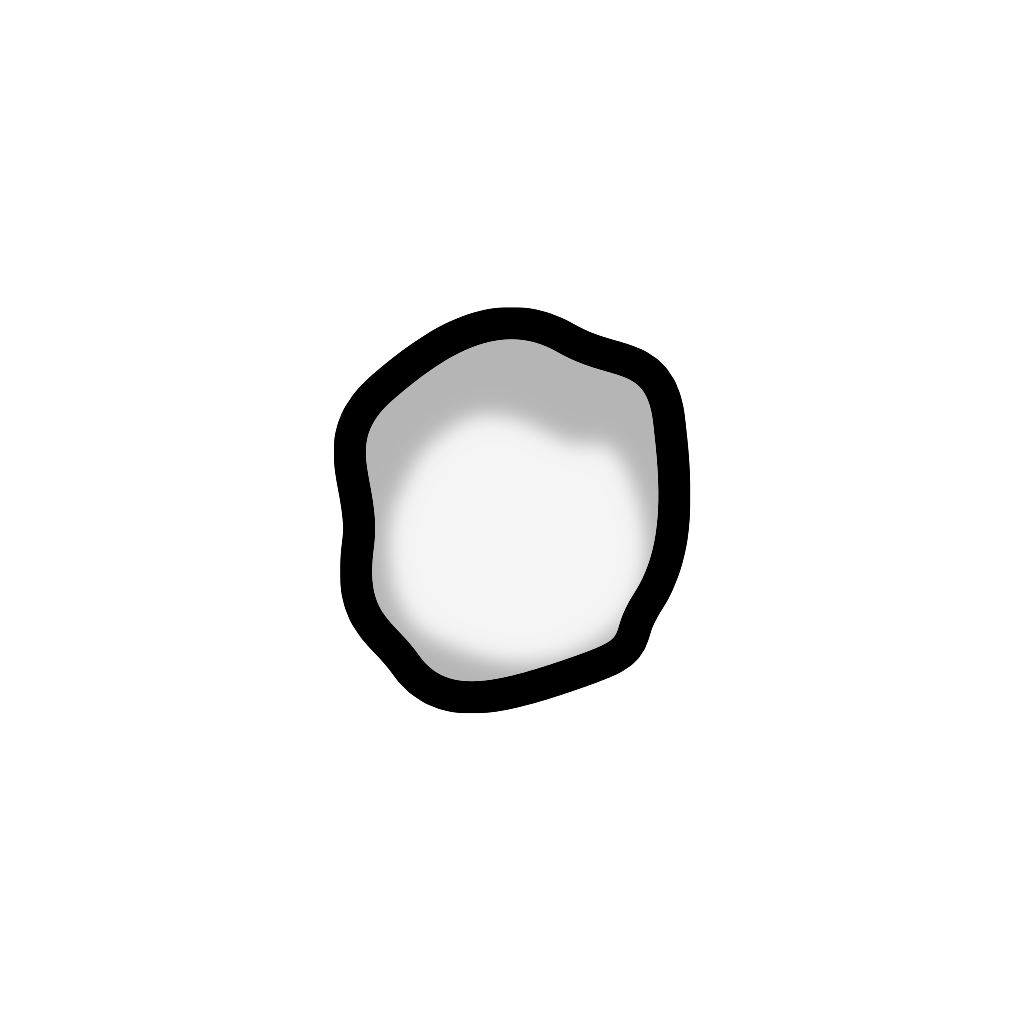
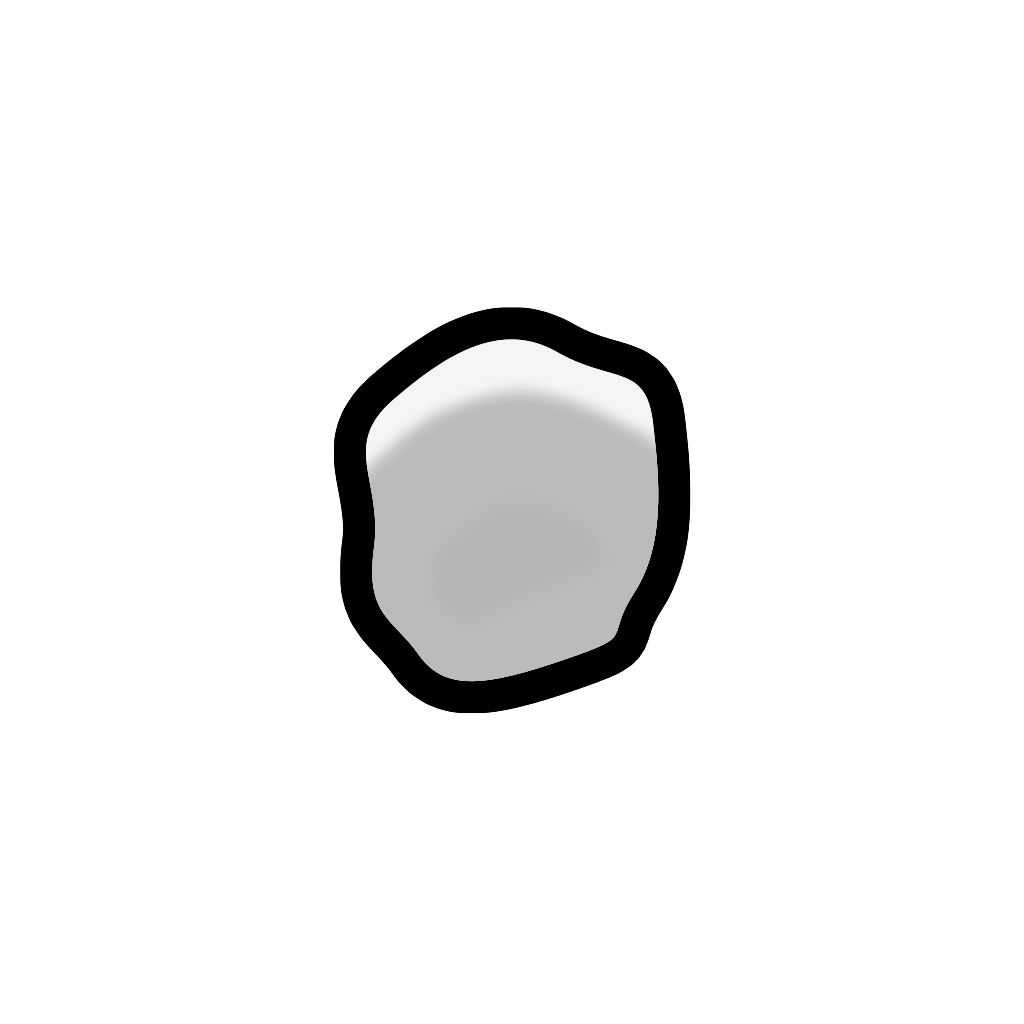
The second w=1024, h=1024 image is a revision of the first. Changes to its layers:
painted on "Highlight" over (x1=366, y1=377, x2=659, y2=682)
painted on "Base", masked it over (x1=366, y1=339, x2=659, y2=682)
